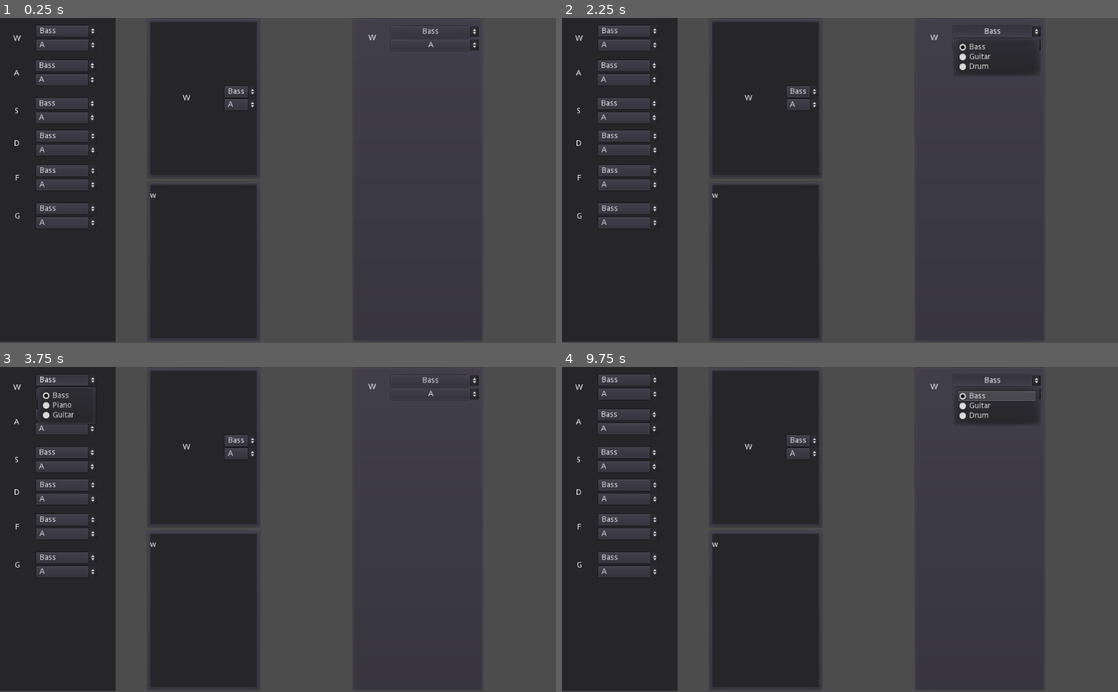
Above: before the commit, frames 1-4 (two rows, left to right).
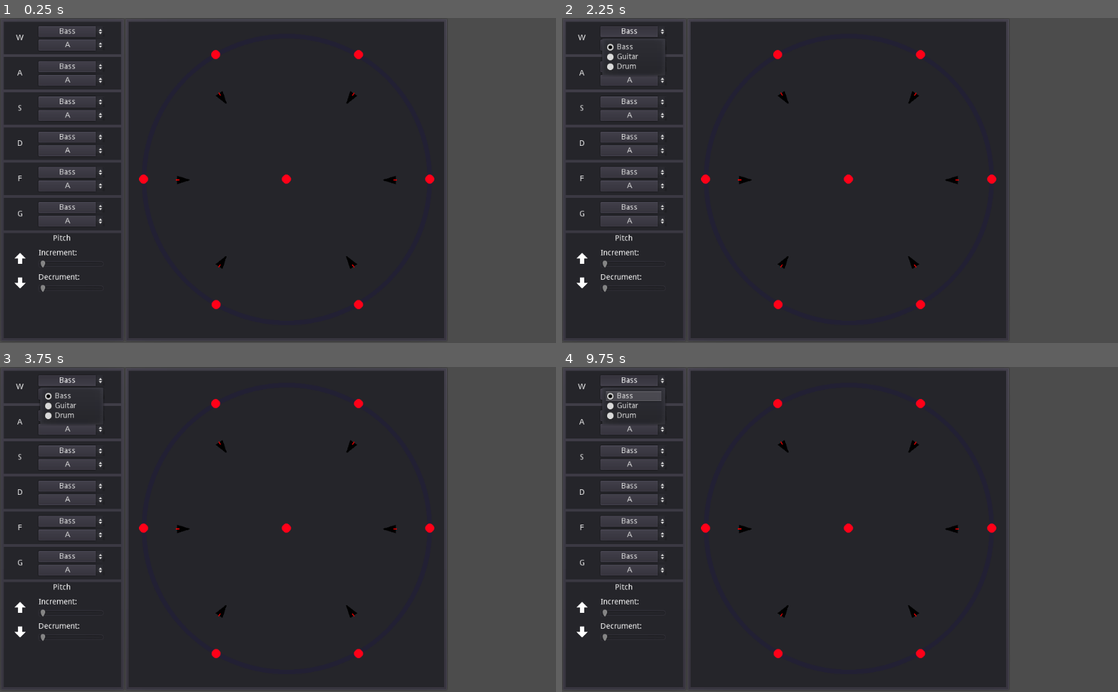
Above: after the commit, the same moments.

Repository: elijahsantiago/meet-your-makey
Game: Godot game, scene res://Main Scene.tscn
Same seed, same stepped clock (60 frames per second), same inputs: the game is played once before the commit and once after it. Before the commit the project starts from res://Test2.tscn.
Inputs:
- Up to frame 1 (0.25 s): no input
- Up to frame 2 (2.25 s): click "Bass" at 0.5 s; click "A" at 1.25 s; click "Bass" at 2 s
- Up to frame 3 (3.75 s): click "A" at 2.75 s; click "Bass" at 3.5 s
- Up to frame 4 (9.75 s): click "A" at 4.25 s; click "Bass" at 5 s; click "A" at 5.75 s; click "Bass" at 6.5 s; click "A" at 7.25 s; click "Bass" at 8 s; click "A" at 8.75 s; tap Enter at 9.5 s

The runs differ from the first frame. In frame 1, 35% of the frame differs, in the area x 0-87%, y 0-100%; in frame 2, 35%; in frame 3, 35%; in frame 4, 35%.

Commit message:
Update Processing Code

Diff:
--- /dev/null
+++ b/Godot Synthetic/Project/AudioManager.gd
@@ -0,0 +1,13 @@
+extends AudioStreamPlayer
+
+# Called when the node enters the scene tree for the first time.
+func _ready():
+	var player = AudioStreamPlayer.new();
+	self.add_child(player)
+	player.stream = load("res://Music/CelloA.wav")
+	player.play()
+	pass # Replace with function body.
+
+# Called every frame. 'delta' is the elapsed time since the previous frame.
+func _process(delta):
+	pass
--- a/Godot Synthetic/Project/Main Scene.tscn
+++ b/Godot Synthetic/Project/Main Scene.tscn
@@ -1,14 +1,17 @@
-[gd_scene load_steps=4 format=2]
+[gd_scene load_steps=6 format=2]
 
 [ext_resource path="res://UI Panel.tscn" type="PackedScene" id=1]
 [ext_resource path="res://Images/Music Pitch Circle.png" type="Texture" id=2]
 [ext_resource path="res://Images/Arrow.png" type="Texture" id=3]
+[ext_resource path="res://Music/CelloA.wav" type="AudioStream" id=4]
+[ext_resource path="res://AudioManager.gd" type="Script" id=5]
 
 [node name="Node2D" type="Node2D"]
 
 [node name="Control" parent="." instance=ExtResource( 1 )]
 
 [node name="PanelContainer" type="PanelContainer" parent="."]
+editor/display_folded = true
 margin_left = 230.0
 margin_right = 825.0
 margin_bottom = 598.0
@@ -20,6 +23,7 @@
 margin_bottom = 591.0
 
 [node name="Node2D" type="Sprite" parent="."]
+editor/display_folded = true
 position = Vector2( 527.5, 299.096 )
 scale = Vector2( 0.83, 0.83 )
 texture = ExtResource( 2 )
@@ -59,3 +63,7 @@
 rotation = -2.53073
 scale = Vector2( 0.4, 0.4 )
 texture = ExtResource( 3 )
+
+[node name="AudioStreamPlayer" type="AudioStreamPlayer" parent="."]
+stream = ExtResource( 4 )
+script = ExtResource( 5 )
--- a/Godot Synthetic/Project/project.godot
+++ b/Godot Synthetic/Project/project.godot
@@ -16,7 +16,7 @@
 [application]
 
 config/name="UI Tap"
-run/main_scene="res://Test2.tscn"
+run/main_scene="res://Main Scene.tscn"
 config/icon="res://icon.png"
 
 [rendering]
Binary file added: Godot Synthetic/Project/Images/Circle.aseprite
Binary file added: Godot Synthetic/Project/Images/Circle.png
Not shown, added: Godot Synthetic/Project/Images/Circle.png.import
Binary file added: Godot Synthetic/Project/Images/CircleObjectTest.png
Not shown, added: Godot Synthetic/Project/Images/CircleObjectTest.png.import
Binary file added: Godot Synthetic/Project/Images/SmallerCircle.png
Not shown, added: Godot Synthetic/Project/Images/SmallerCircle.png.import
Not shown, added: Godot Synthetic/Project/Music/CelloA.wav.import
Not shown, added: Godot Synthetic/Project/Music/CelloB.wav.import
Not shown, added: Godot Synthetic/Project/Music/CelloC.wav.import
Not shown, added: Godot Synthetic/Project/Music/CelloC5.wav.import
Not shown, added: Godot Synthetic/Project/Music/CelloD.wav.import
(and 28 more such lines)
